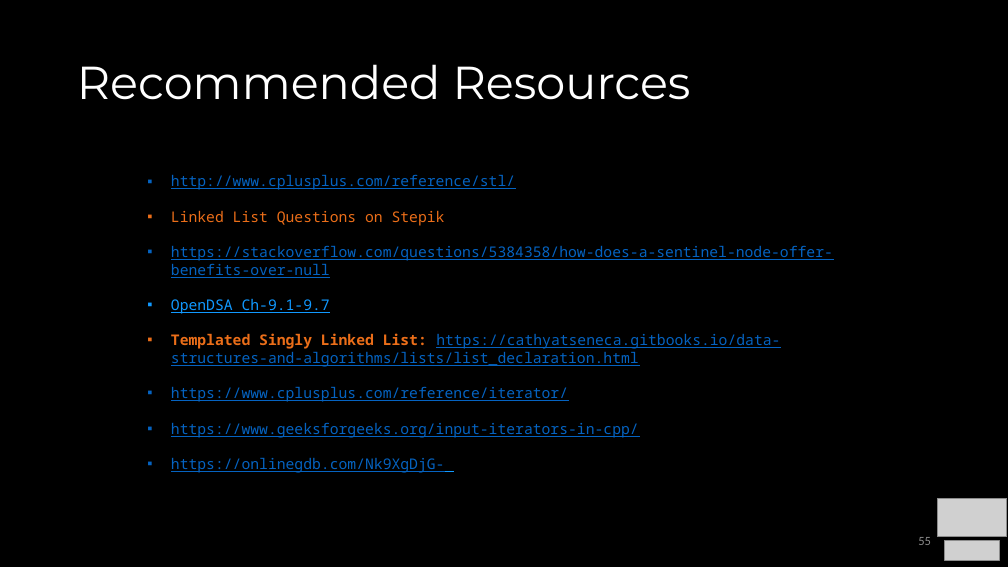
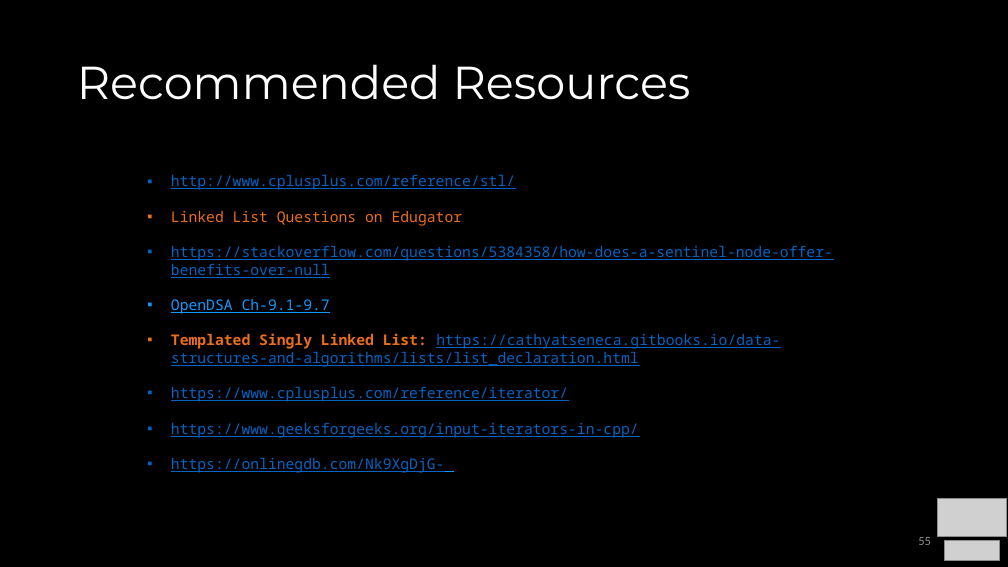
Before and after one commit to COP3530/Instructional-Content, a slide deck: slide 55 of Slides/Slides-PPT/2 - Lists, Stacks, Queues.pptx. Drawn at 1008x567 pixels with LibreOffice and Linux fonts; fonts in the diff are those of the drawing; grey boxes stand for pictures. Boxes give left, top, right and bottom in pixels: in the first picture for what was removed or moved away, otherwise in the second. Text is boxed around its words. In the diff, an @@ line names an element or a change of style, - is before the commit and + after.

```diff
--- a/Slides/Slides-PPT/2 - Lists, Stacks, Queues.pptx
+++ b/Slides/Slides-PPT/2 - Lists, Stacks, Queues.pptx
@@ text at [171,210,463,226]: text changed @@
-▪ Linked List Questions on Stepik
+▪ Linked List Questions on Edugator
```
Also in this commit, not shown: 5 other slides changed, 1 other file.
